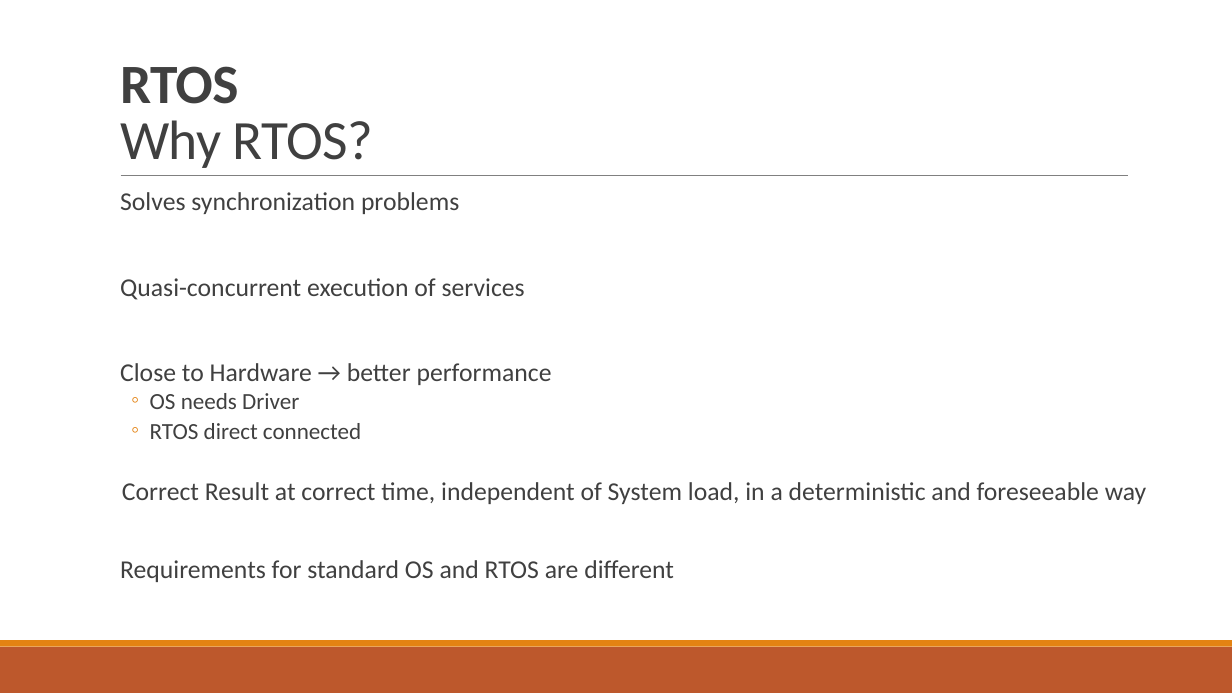
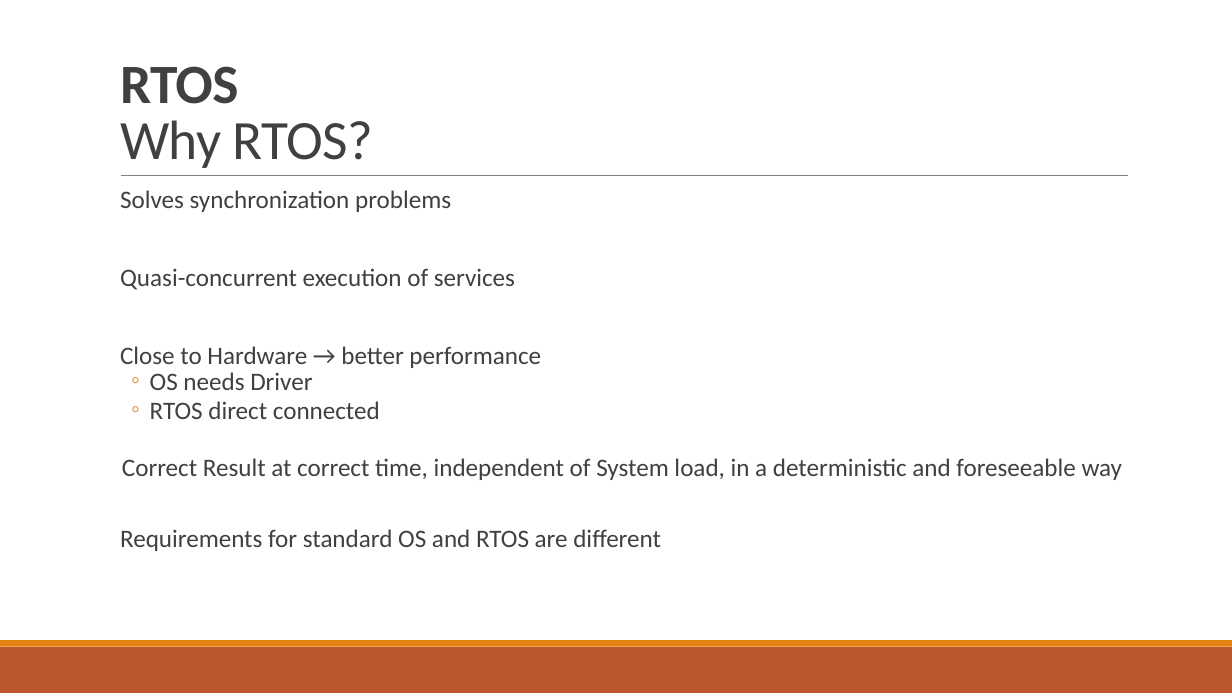
Before and after one commit to tfineich/INTRO_Projekt, a slide deck: slide 2 of Recap_SW5_Ineichen_Stecher.pptx. Drawn at 1232x693 pixels with LibreOffice and Linux fonts; fonts in the diff are those of the drawing. Boxes give left, top, right and bottom in pixels: in the first picture for what was removed or moved away, otherwise in the second. Text is boxed around its words. In the diff, an @@ line names an element or a change of style, - is before the commit and + after.

```diff
--- a/Recap_SW5_Ineichen_Stecher.pptx
+++ b/Recap_SW5_Ineichen_Stecher.pptx
@@ text "Solves synchronization problems" at <box>120,190,1123,551</box>: size 20 to 19.6 pt in "Solves synchronization problems", "Quasi-concurrent execution of services", "Close to Hardware → better performance", "Correct Result at correct time, independent of ..." and 1 more places; size 18 to 19.6 pt in "OS needs Driver", "RTOS direct connected"; line spacing 0.8 to 0.7 @@
```
Also in this commit, not shown: 2 other slides changed.
